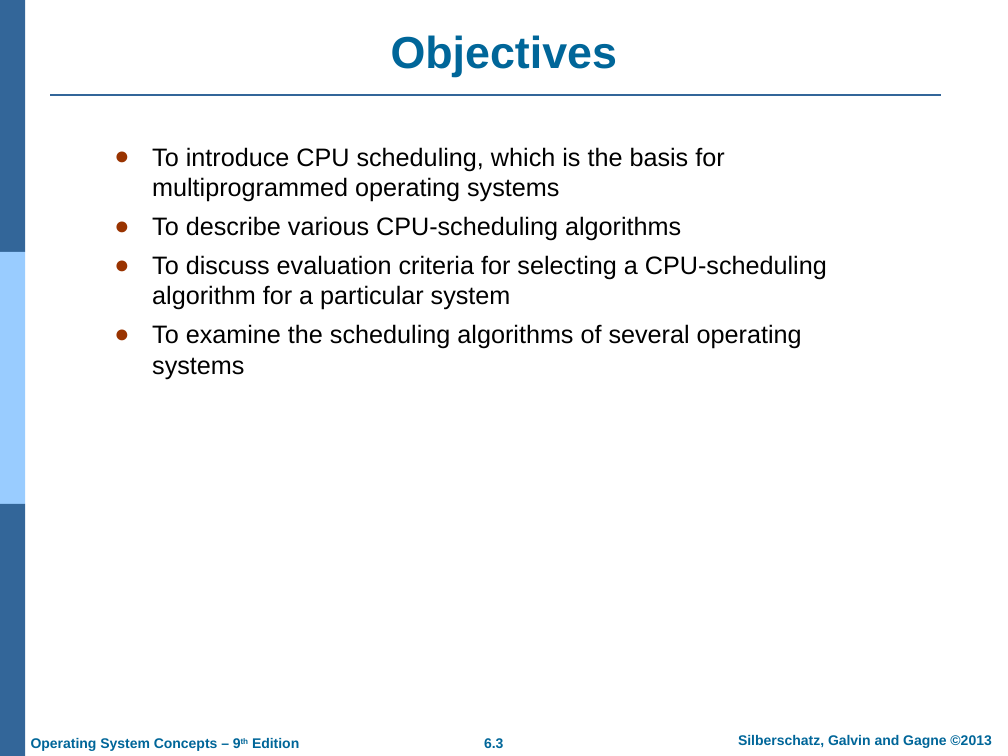
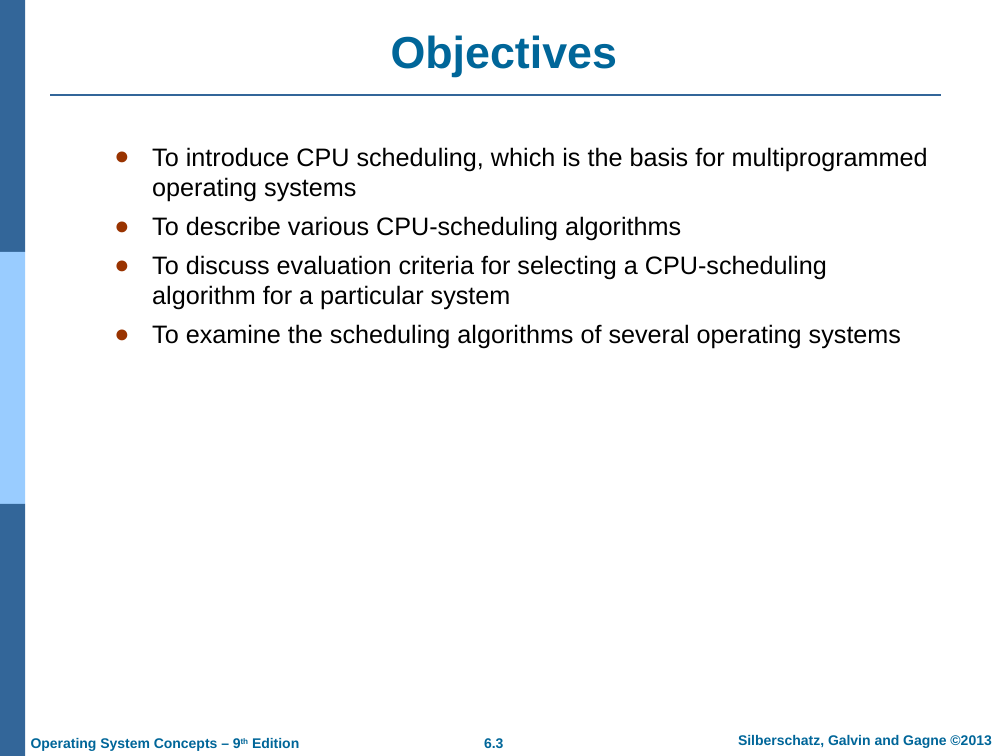
Before and after one commit to Rafi-afridi/OS, a slide deck: slide 3 of Lectures/CPU Scheduling.ppt.pptx. Drawn at 1008x756 pixels with LibreOffice and Linux fonts; fonts in the diff are those of the drawing; background and template pictures are left out. Boxes give left, top, right and bottom in pixels: in the first picture for what was removed or moved away, otherwise in the second. Text is boxed around its words. In the diff, an @@ line names an element or a change of style, - is before the commit and + after.

```diff
--- a/Lectures/CPU Scheduling.ppt.pptx
+++ b/Lectures/CPU Scheduling.ppt.pptx
@@ text "To introduce CPU scheduling, which ..." rewrapped from <box>152,147,827,379</box> to <box>152,147,928,349</box> @@
```
Also in this commit, not shown: 4 other slides changed, 9 slides added, 5 slides removed, 10 other files.
